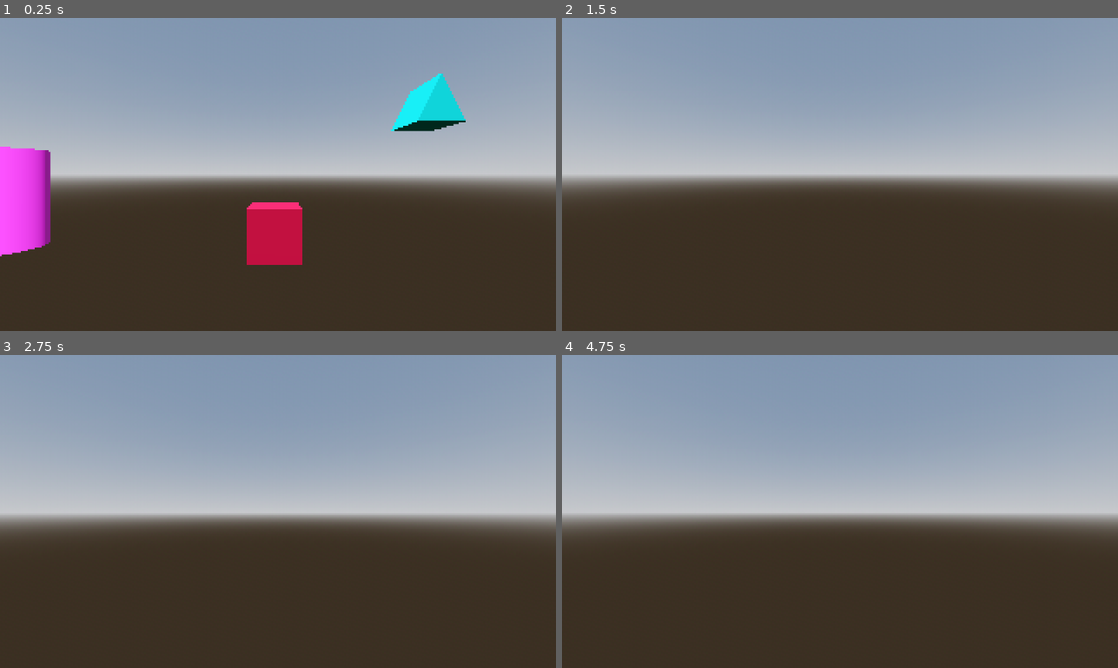
Above: before the commit, frames 1-4 (two rows, left to right).
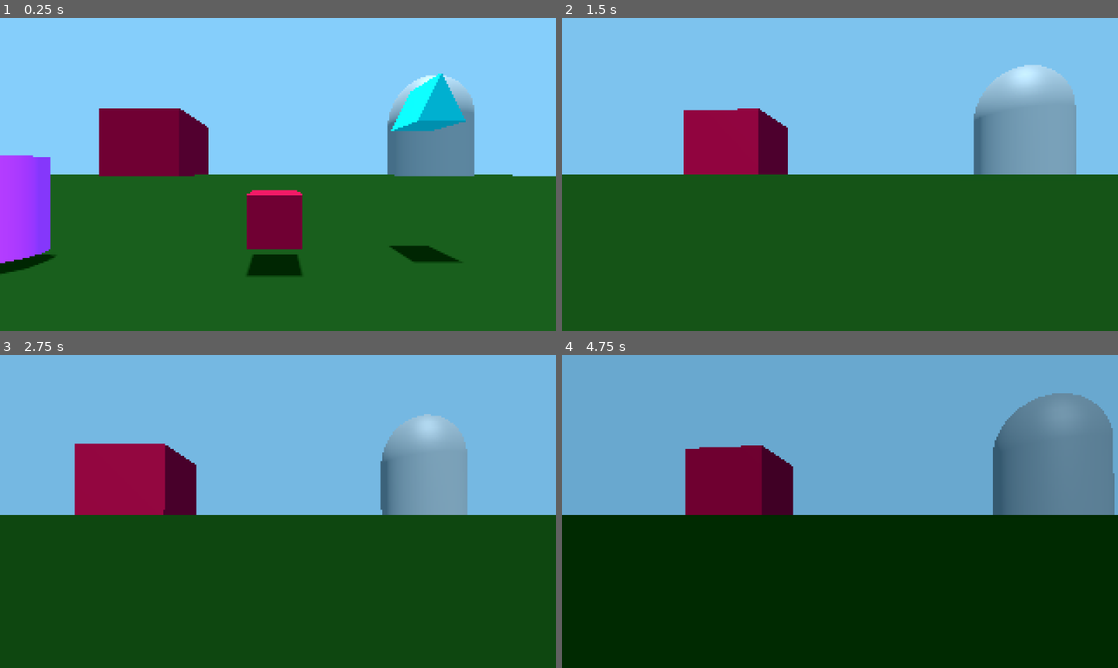
Above: after the commit, the same moments.

Repository: matheuslobi024/GameProjectFP
Game: Godot game, scene res://Scenes/Test.tscn
Same seed, same stepped clock (60 frames per second), same inputs: the game is played once before the commit and once after it.
Inputs (mouse positions are in pixels of both pictures, inside the frame that each line leads up to):
- Up to frame 1 (0.25 s): no input
- Up to frame 2 (1.5 s): move the mouse to (867, 174) at 0.52 s; hold W (move_up) from 0.53 s (still down); tap Shift (run, bound only after the commit) at 0.6, 1.35 s; tap Space (jump) at 0.77 s; move the mouse to (812, 174) at 1.27 s
- Up to frame 3 (2.75 s): keep holding W (move_up); tap Space (jump) at 1.52 s; move the mouse to (289, 505) at 2.02 s; tap Shift (run, bound only after the commit) at 2.1 s
- Up to frame 4 (4.75 s): keep holding W (move_up); move the mouse to (834, 517) at 2.77 s; tap Shift (run, bound only after the commit) at 2.85, 3.6, 4.35 s; tap Space (jump) at 3.02, 3.77, 4.52 s; move the mouse to (878, 514) at 3.52 s; move the mouse to (795, 508) at 4.27 s

The runs differ from the first frame. In frame 1, 99% of the frame differs, in the area x 0-100%, y 0-100%; in frame 2, 100%; in frame 3, 99%; in frame 4, 100%.
Error before the commit: Invalid assignment of property or key 'render_target' with value of type 'bool' on a base object of type 'SubViewport'. (res://Scripts/groundMask.gd:16)

Commit message:
Shader funcionando, porém descobrir como utilizar o shader com o chão, ver se desativar as meshes que estão se interceptando não arrumaria.

Diff:
--- a/Scenes/Test.tscn
+++ b/Scenes/Test.tscn
@@ -1,21 +1,10 @@
-[gd_scene load_steps=19 format=3 uid="uid://2br0uwyi3bri"]
-
-[ext_resource type="Script" uid="uid://bsfhtwoakefj" path="res://Scripts/groundMask.gd" id="1_efk68"]
-[ext_resource type="Script" uid="uid://bqh3j38j8t02o" path="res://Scripts/spin.gd" id="1_f2nln"]
+[gd_scene load_steps=22 format=3 uid="uid://2br0uwyi3bri"]
+
 [ext_resource type="Script" uid="uid://duswds5gi5vhm" path="res://Scripts/player.gd" id="1_ko2s7"]
-[ext_resource type="Script" uid="uid://boh1ke5gc1mtv" path="res://Scenes/directional_light_3d.gd" id="2_efk68"]
 [ext_resource type="Shader" uid="uid://dmg0afhvgkefl" path="res://Scripts/outline.gdshader" id="2_gxb1y"]
 
-[sub_resource type="ProceduralSkyMaterial" id="ProceduralSkyMaterial_ot306"]
-
-[sub_resource type="Sky" id="Sky_ko2s7"]
-sky_material = SubResource("ProceduralSkyMaterial_ot306")
-
-[sub_resource type="Environment" id="Environment_gxb1y"]
-background_mode = 2
-sky = SubResource("Sky_ko2s7")
-tonemap_mode = 2
-glow_enabled = true
+[sub_resource type="StandardMaterial3D" id="StandardMaterial3D_gxb1y"]
+albedo_color = Color(0, 0.19921759, 0.033205163, 1)
 
 [sub_resource type="CapsuleMesh" id="CapsuleMesh_f2nln"]
 
@@ -25,10 +14,8 @@
 [sub_resource type="ShaderMaterial" id="ShaderMaterial_0dy5s"]
 render_priority = 0
 shader = ExtResource("2_gxb1y")
-shader_parameter/target_resolution = Vector2(320, 180)
-shader_parameter/colors_per_channel = 8.0
-shader_parameter/depth_outline_strength = 0.8
-shader_parameter/normal_outline_strength = 0.5
+shader_parameter/lineHighlight = 0.2
+shader_parameter/lineShadow = 0.55
 
 [sub_resource type="QuadMesh" id="QuadMesh_f2nln"]
 material = SubResource("ShaderMaterial_0dy5s")
@@ -47,19 +34,144 @@
 [sub_resource type="BoxMesh" id="BoxMesh_f2nln"]
 material = SubResource("StandardMaterial3D_0dy5s")
 
+[sub_resource type="CapsuleMesh" id="CapsuleMesh_gxb1y"]
+
 [sub_resource type="StandardMaterial3D" id="StandardMaterial3D_f2nln"]
 albedo_color = Color(0, 0.69720095, 0.69720083, 1)
 
 [sub_resource type="PrismMesh" id="PrismMesh_efk68"]
 material = SubResource("StandardMaterial3D_f2nln")
 
+[sub_resource type="Animation" id="Animation_gxb1y"]
+resource_name = "sunRotation"
+length = 432000.0
+loop_mode = 1
+tracks/0/type = "value"
+tracks/0/imported = false
+tracks/0/enabled = true
+tracks/0/path = NodePath(".:rotation")
+tracks/0/interp = 1
+tracks/0/loop_wrap = true
+tracks/0/keys = {
+"times": PackedFloat32Array(0, 432000),
+"transitions": PackedFloat32Array(1, 1),
+"update": 0,
+"values": [Vector3(-1.5707964, 0, 0), Vector3(4.712389, 0, 0)]
+}
+tracks/1/type = "value"
+tracks/1/imported = false
+tracks/1/enabled = true
+tracks/1/path = NodePath(".:light_energy")
+tracks/1/interp = 1
+tracks/1/loop_wrap = true
+tracks/1/keys = {
+"times": PackedFloat32Array(0, 54000, 162000),
+"transitions": PackedFloat32Array(1, 1, 1),
+"update": 0,
+"values": [1.0, 0.0, 0.0]
+}
+
+[sub_resource type="Animation" id="Animation_0dy5s"]
+length = 0.001
+tracks/0/type = "value"
+tracks/0/imported = false
+tracks/0/enabled = true
+tracks/0/path = NodePath(".:rotation")
+tracks/0/interp = 1
+tracks/0/loop_wrap = true
+tracks/0/keys = {
+"times": PackedFloat32Array(0),
+"transitions": PackedFloat32Array(1),
+"update": 0,
+"values": [Vector3(-1.5707964, 0, 0)]
+}
+tracks/1/type = "value"
+tracks/1/imported = false
+tracks/1/enabled = true
+tracks/1/path = NodePath(".:light_energy")
+tracks/1/interp = 1
+tracks/1/loop_wrap = true
+tracks/1/keys = {
+"times": PackedFloat32Array(0),
+"transitions": PackedFloat32Array(1),
+"update": 0,
+"values": [1.0]
+}
+
+[sub_resource type="AnimationLibrary" id="AnimationLibrary_f2nln"]
+_data = {
+&"RESET": SubResource("Animation_0dy5s"),
+&"sunRotation": SubResource("Animation_gxb1y")
+}
+
+[sub_resource type="Environment" id="Environment_efk68"]
+background_mode = 1
+background_color = Color(0.5262978, 0.81521237, 0.99163777, 1)
+ambient_light_color = Color(0.5254902, 0.8156863, 0.99215686, 1)
+
+[sub_resource type="Animation" id="Animation_06fis"]
+resource_name = "skyColor"
+length = 432000.0
+loop_mode = 1
+tracks/0/type = "value"
+tracks/0/imported = false
+tracks/0/enabled = true
+tracks/0/path = NodePath(".:environment:background_color")
+tracks/0/interp = 1
+tracks/0/loop_wrap = true
+tracks/0/keys = {
+"times": PackedFloat32Array(0, 216000),
+"transitions": PackedFloat32Array(1, 1),
+"update": 0,
+"values": [Color(0.5262978, 0.81521237, 0.99163777, 1), Color(6.016344e-09, 0.0949185, 0.17242947, 1)]
+}
+tracks/1/type = "value"
+tracks/1/imported = false
+tracks/1/enabled = true
+tracks/1/path = NodePath(".:environment:ambient_light_color")
+tracks/1/interp = 1
+tracks/1/loop_wrap = true
+tracks/1/keys = {
+"times": PackedFloat32Array(0, 216000),
+"transitions": PackedFloat32Array(1, 1),
+"update": 0,
+"values": [Color(0.5254902, 0.8156863, 0.99215686, 1), Color(0, 0.09411765, 0.17254902, 1)]
+}
+
+[sub_resource type="Animation" id="Animation_mma61"]
+length = 0.001
+tracks/0/type = "value"
+tracks/0/imported = false
+tracks/0/enabled = true
+tracks/0/path = NodePath(".:environment:background_color")
+tracks/0/interp = 1
+tracks/0/loop_wrap = true
+tracks/0/keys = {
+"times": PackedFloat32Array(0),
+"transitions": PackedFloat32Array(1),
+"update": 0,
+"values": [Color(0.5262978, 0.81521237, 0.99163777, 1)]
+}
+tracks/1/type = "value"
+tracks/1/imported = false
+tracks/1/enabled = true
+tracks/1/path = NodePath(".:environment:ambient_light_color")
+tracks/1/interp = 1
+tracks/1/loop_wrap = true
+tracks/1/keys = {
+"times": PackedFloat32Array(0),
+"transitions": PackedFloat32Array(1),
+"update": 0,
+"values": [Color(0.5254902, 0.8156863, 0.99215686, 1)]
+}
+
+[sub_resource type="AnimationLibrary" id="AnimationLibrary_ki7sg"]
+_data = {
+&"RESET": SubResource("Animation_mma61"),
+&"skyColor": SubResource("Animation_06fis")
+}
+
 [node name="Test" type="Node3D"]
-script = ExtResource("1_efk68")
-
-[node name="CSGBox3D" type="CSGBox3D" parent="."]
-layers = 2
-use_collision = true
-size = Vector3(100, 0.002, 100)
 
 [node name="SubViewportContainer" type="SubViewportContainer" parent="."]
 texture_filter = 1
@@ -70,24 +182,15 @@
 grow_vertical = 2
 stretch = true
 stretch_shrink = 4
-metadata/_edit_use_anchors_ = true
 
 [node name="SubViewport" type="SubViewport" parent="SubViewportContainer"]
-handle_input_locally = false
 size = Vector2i(320, 180)
-render_target_update_mode = 4
-
-[node name="WorldEnvironment" type="WorldEnvironment" parent="SubViewportContainer/SubViewport"]
-environment = SubResource("Environment_gxb1y")
-
-[node name="Node3D" type="Node3D" parent="SubViewportContainer/SubViewport"]
-transform = Transform3D(0.9999164, -0.0023130013, 0, 0.01293253, 0.17883646, 0, 0, 0, 1, 0, 6.5519676, 0)
-script = ExtResource("1_f2nln")
-
-[node name="DirectionalLight3D" type="DirectionalLight3D" parent="SubViewportContainer/SubViewport/Node3D"]
-transform = Transform3D(-0.8660254, -0.4330128, 0.24999996, 0.49680567, -0.6887803, 0.52798283, -0.0564283, 0.58144796, 0.81162447, 0, 9.497777, 0)
-shadow_enabled = true
-script = ExtResource("2_efk68")
+
+[node name="CSGBox3D" type="CSGBox3D" parent="SubViewportContainer/SubViewport"]
+transform = Transform3D(1, 0, 0, 0, 1, 0, 0, 0, 1, 0, -0.6151197, 0)
+use_collision = true
+size = Vector3(1000, 1, 1000)
+material = SubResource("StandardMaterial3D_gxb1y")
 
 [node name="CharacterBody3D" type="CharacterBody3D" parent="SubViewportContainer/SubViewport"]
 transform = Transform3D(1, 0, 0, 0, 1, 0, 0, 0, 1, 0, 0.25158572, 0)
@@ -108,27 +211,53 @@
 cull_mask = 1048573
 
 [node name="PostProcessing" type="MeshInstance3D" parent="SubViewportContainer/SubViewport/CharacterBody3D/Node3D/Camera3D"]
-transform = Transform3D(1, 0, 0, 0, 1, 0, 0, 0, 1, 0, 0.120211124, -0.666842)
+transform = Transform3D(1, 0, 0, 0, 1, 0, 0, 0, 1, 0, 0.120211124, -0.6391759)
 extra_cull_margin = 16384.0
 mesh = SubResource("QuadMesh_f2nln")
-skeleton = NodePath("../../../..")
-
-[node name="GroundViewport" type="SubViewport" parent="SubViewportContainer/SubViewport/CharacterBody3D/Node3D/Camera3D/PostProcessing"]
-transparent_bg = true
-size = Vector2i(640, 360)
-
-[node name="GroundCamera3D" type="Camera3D" parent="SubViewportContainer/SubViewport/CharacterBody3D/Node3D/Camera3D/PostProcessing/GroundViewport"]
-transform = Transform3D(1, 0, 0, 0, 1, 0, 0, 0, 1, 0, 1.8033668, 0)
-cull_mask = 1047554
+skeleton = NodePath("")
 
 [node name="MeshInstance3D" type="MeshInstance3D" parent="SubViewportContainer/SubViewport"]
-transform = Transform3D(1, 0, 0, 0, 1, 0, 0, 0, 1, -5.4037347, 1.2380848, -4.1783667)
+transform = Transform3D(1, 0, 0, 0, 1, 0, 0, 0, 1, -5.4037347, 1.0930579, -4.1783667)
 mesh = SubResource("CylinderMesh_gxb1y")
+skeleton = NodePath("")
 
 [node name="MeshInstance3D2" type="MeshInstance3D" parent="SubViewportContainer/SubViewport"]
-transform = Transform3D(1, 0, 0, 0, 1, 0, 0, 0, 1, -0.0620718, 0.60881495, -4.1783667)
+transform = Transform3D(1, 0, 0, 0, 1, 0, 0, 0, 1, -0.0620718, 0.864136, -4.1783667)
 mesh = SubResource("BoxMesh_f2nln")
+skeleton = NodePath("")
+
+[node name="MeshInstance3D4" type="MeshInstance3D" parent="SubViewportContainer/SubViewport"]
+transform = Transform3D(145.4638, 0, 0, 0, 190.4311, 0, 0, 0, -152.92474, -249.92122, 25.578415, -443.24884)
+mesh = SubResource("BoxMesh_f2nln")
+skeleton = NodePath("")
+
+[node name="MeshInstance3D5" type="MeshInstance3D" parent="SubViewportContainer/SubViewport"]
+transform = Transform3D(145.4638, 0, 0, 0, 190.4311, 0, 0, 0, -152.92474, 320.2298, 18.546577, -438.75092)
+mesh = SubResource("CapsuleMesh_gxb1y")
+skeleton = NodePath("")
 
 [node name="MeshInstance3D3" type="MeshInstance3D" parent="SubViewportContainer/SubViewport"]
 transform = Transform3D(1, 0, 0, 0, 1, 0, 0, 0, 1, 3.358171, 3.3216271, -4.681948)
 mesh = SubResource("PrismMesh_efk68")
+skeleton = NodePath("")
+
+[node name="DirectionalLight3D" type="DirectionalLight3D" parent="SubViewportContainer/SubViewport"]
+transform = Transform3D(1, 0, 0, 0, -4.371139e-08, 1, 0, -1, -4.371139e-08, 0, 313.90363, 0)
+shadow_enabled = true
+
+[node name="AnimationPlayer" type="AnimationPlayer" parent="SubViewportContainer/SubViewport/DirectionalLight3D"]
+libraries = {
+&"": SubResource("AnimationLibrary_f2nln")
+}
+autoplay = "sunRotation"
+speed_scale = 10000.0
+
+[node name="WorldEnvironment" type="WorldEnvironment" parent="SubViewportContainer/SubViewport"]
+environment = SubResource("Environment_efk68")
+
+[node name="AnimationPlayer" type="AnimationPlayer" parent="SubViewportContainer/SubViewport/WorldEnvironment"]
+libraries = {
+&"": SubResource("AnimationLibrary_ki7sg")
+}
+autoplay = "skyColor"
+speed_scale = 10000.0
--- a/Scripts/groundMask.gd
+++ /dev/null
@@ -1,87 +0,0 @@
-extends Node
-
-# Ajuste a resolução padrão usada pelo seu shader (deve bater com target_resolution do shader)
-@export var target_resolution: Vector2 = Vector2(640, 360)
-
-@onready var ground_vp: Viewport = $SubViewportContainer/SubViewport/CharacterBody3D/Node3D/Camera3D/PostProcessing/GroundViewport
-# câmera principal fora do Viewport (na sua árvore)
-@onready var main_cam: Camera3D = $SubViewportContainer/SubViewport/CharacterBody3D/Node3D/Camera3D
-# câmera que está dentro do GroundViewport (renderiza só a layer do chão)
-@onready var vp_cam: Camera3D = $SubViewportContainer/SubViewport/CharacterBody3D/Node3D/Camera3D/PostProcessing/GroundViewport/GroundCamera3D
-# nó que contém o material de pós-processo (assumimos que é um MeshInstance ou similar)
-@onready var postprocess_node: Node = $SubViewportContainer/SubViewport/CharacterBody3D/Node3D/Camera3D/PostProcessing
-
-func _ready():
-	# configurações do Viewport
-	ground_vp.render_target = true
-	ground_vp.render_target_update_mode = Viewport.VRS_UPDATE_ALWAYS
-	_resize_viewport(target_resolution)
-	# força o Viewport a usar 3D
-	ground_vp.disable_3d = false
-
-	# sincroniza câmera do Viewport com a câmera principal imediatamente
-	_sync_viewport_camera()
-
-	# passa a ViewportTexture ao shader
-	_assign_mask_texture()
-
-	# opcional: escuta redimensionamento da janela para ajustar o Viewport dinamicamente
-	if has_node("/root/Root"):
-		# se você tem um root custom, ignore; esta linha é apenas preventiva
-		pass
-
-func _process(delta):
-	# sincroniza toda frame (útil se a câmera principal se mover)
-	_sync_viewport_camera()
-
-func _sync_viewport_camera():
-	if not main_cam or not vp_cam:
-		return
-	# copia transform (posição e rotação) e algumas propriedades de projeção
-	vp_cam.transform = main_cam.transform
-	vp_cam.fov = main_cam.fov
-	vp_cam.near = main_cam.near
-	vp_cam.far = main_cam.far
-	vp_cam.keep_aspect = main_cam.keep_aspect
-	# se você usa projection mode diferente (ortho/perspective), copie também
-	vp_cam.projection = main_cam.projection
-
-func _resize_viewport(new_size: Vector2):
-	if not ground_vp:
-		return
-	ground_vp.size = new_size
-	# se o seu shader possui uniform target_resolution, atualize também (se material exposto)
-	var mat := _get_shader_material()
-	if mat:
-		mat.set_shader_param("target_resolution", new_size)
-
-func _assign_mask_texture():
-	var mask_tex: Texture = ground_vp.get_texture()
-	if not mask_tex:
-		push_error("GroundViewport não possui texture ainda.")
-		return
-	var mat := _get_shader_material()
-	if not mat:
-		push_error("PostProcessing material não encontrado ou não é ShaderMaterial.")
-		return
-	mat.set_shader_param("ground_mask", mask_tex)
-
-func _get_shader_material() -> ShaderMaterial:
-	if not postprocess_node:
-		return null
-	# tenta MeshInstance / MeshInstance3D padrão (material em slot 0)
-	if postprocess_node is MeshInstance3D:
-		var m = postprocess_node.get_active_material(0)
-		if m and m is ShaderMaterial:
-			return m
-	# tenta que seja um Sprite3D ou ImmediateGeometry com material
-	if "material_override" in postprocess_node:
-		var mo = postprocess_node.material_override
-		if mo and mo is ShaderMaterial:
-			return mo
-	# tenta propriedade "material" genérica
-	if postprocess_node.has_method("get_material"):
-		var gm = postprocess_node.get_material()
-		if gm and gm is ShaderMaterial:
-			return gm
-	return null
--- a/Scripts/outline.gdshader
+++ b/Scripts/outline.gdshader
@@ -1,80 +1,74 @@
 shader_type spatial;
 render_mode unshaded, fog_disabled;
 
-uniform vec2 target_resolution = vec2(640.0, 360.0);
-uniform float colors_per_channel: hint_range(1.0, 64.0, 1.0) = 16.0;
-
-uniform float depth_outline_strength: hint_range(0.0, 1.0, 0.1) = 0.8;
-uniform float normal_outline_strength: hint_range(0.0, 2.0, 0.1) = 0.5;
+uniform float lineHighlight = 0.2;
+uniform float lineShadow = 0.55;
 
 uniform sampler2D screen_texture: hint_screen_texture, filter_nearest;
-uniform sampler2D depth_texture: hint_depth_texture, filter_nearest;
+uniform sampler2D depth_texture: hint_depth_texture, filter_linear_mipmap;
 uniform sampler2D normal_texture: hint_normal_roughness_texture, filter_nearest;
-uniform sampler2D ground_mask: hint_screen_texture, filter_nearest; // nova máscara: chão = 1.0
 
 void vertex() {
     POSITION = vec4(VERTEX.xy, 1.0, 1.0);
 }
 
-vec3 get_normal(vec2 uv) {
-    return texture(normal_texture, uv).rgb;
+float normal_edge_indicator(vec3 normalEdgeBias, vec3 normal, vec3 neighborNormal, float depthDifference){
+	float normalDifference = dot(normal - neighborNormal, normalEdgeBias);
+	float normalIndicator = clamp(smoothstep(-.01, .01, normalDifference), 0.0, 1.0);
+	float depthIndicator = clamp(sign(depthDifference * .25 + .0025), 0.0, 1.0);
+	return (1.0 - dot(normal, neighborNormal)) * depthIndicator * normalIndicator;
 }
 
-float get_linear_depth(vec2 uv, mat4 inv_proj_mat) {
-    float depth = texture(depth_texture, uv).r;
-    vec3 ndc = vec3(uv * 2.0 - 1.0, depth);
+vec3 get_normal(vec2 uv, sampler2D normalTexture) {
+    vec3 normal = texture(normalTexture, uv).rgb;
+	normal = normal * 2.0 - 1.0;
+	return normal;
+}
+
+float get_linear_depth(vec2 sUV, sampler2D depthTexture, mat4 inv_proj_mat) {
+    float depth = texture(depthTexture, sUV).x;
+    vec3 ndc = vec3(sUV * 2.0 - 1.0, depth);
     vec4 view = inv_proj_mat * vec4(ndc, 1.0);
     view.xyz /= view.w;
     return -view.z;
 }
 
 void fragment() {
-    vec2 uv = floor(SCREEN_UV * target_resolution) / target_resolution;
+	vec2 texelSize = 1.0 / VIEWPORT_SIZE.xy;
 
-    // ler máscara de chão no UV quantizado (mesma amostragem do restante)
-    float mask = texture(ground_mask, uv).r;
-    float inv_mask = 1.0 - mask; // 1 = não-chão (aplica outline), 0 = chão (ignora outline)
+	vec2 UVOffsets[4];
+	UVOffsets[0] = SCREEN_UV + vec2(0.0, -1.0) * texelSize;
+	UVOffsets[1] = SCREEN_UV + vec2(0.0, 1.0) * texelSize;
+	UVOffsets[2] = SCREEN_UV + vec2(1.0, 0.0) * texelSize;
+	UVOffsets[3] = SCREEN_UV + vec2(-1.0, 0.0) * texelSize;
 
-    vec2 uvs[5] = {
-        uv,
-        uv + vec2(0.0, 1.0) / target_resolution,
-        uv - vec2(0.0, 1.0) / target_resolution,
-        uv + vec2(1.0, 0.0) / target_resolution,
-        uv - vec2(1.0, 0.0) / target_resolution
-    };
+	float depthDifference = 0.0;
+	float depth = get_linear_depth(SCREEN_UV, depth_texture, INV_PROJECTION_MATRIX);
+	float invDepthDifference = 0.5;
+float normalDifference = 0.0;
+	vec3 normalEdgeBias = (vec3(1.0, 1.0, 1.0));
+	vec3 normal = get_normal(SCREEN_UV, normal_texture);
+	for (int i = 0; i < UVOffsets.length(); i++){
+		float dOff = get_linear_depth(UVOffsets[i], depth_texture, INV_PROJECTION_MATRIX);
+		depthDifference += clamp(dOff - depth, 0.0, 1.0);
+		invDepthDifference += depth - dOff;
+		vec3 nOff = get_normal(UVOffsets[i], normal_texture);
+		normalDifference += normal_edge_indicator(normalEdgeBias, normal, nOff, depthDifference);
+	}
 
-    float dc = get_linear_depth(uvs[0], INV_PROJECTION_MATRIX);
-    float du = get_linear_depth(uvs[1], INV_PROJECTION_MATRIX);
-    float dd = get_linear_depth(uvs[2], INV_PROJECTION_MATRIX);
-    float dl = get_linear_depth(uvs[3], INV_PROJECTION_MATRIX);
-    float dr = get_linear_depth(uvs[4], INV_PROJECTION_MATRIX);
+	invDepthDifference = clamp(invDepthDifference, 0.0, 1.0);
+	invDepthDifference = clamp(smoothstep(0.9, 0.9, invDepthDifference) * 10.0, 0.0, 1.0);
+	depthDifference = smoothstep(0.25, 0.3, depthDifference);
+	normalDifference = smoothstep(0.2, 0.2, normalDifference);
+	normalDifference = clamp(normalDifference - invDepthDifference, 0.0, 1.0);
 
-    float h_depth = max(0.0, dl - dc) + max(0.0, dr - dc);
-    float v_depth = max(0.0, du - dc) + max(0.0, dd - dc);
+	float innerLines = clamp(normalDifference - depthDifference, 0.0, 1.0);
+	float finalEdge = clamp(normalDifference + invDepthDifference, 0.0, 1.0);
 
-    float h_outline = step(0.1, h_depth) * step(0.7, distance(dl, dr));
-    float v_outline = step(0.1, v_depth) * step(0.7, distance(du, dd));
-    float depth_outline = 1.0 - step(0.01, h_outline + v_outline) * depth_outline_strength;
+	innerLines = clamp(normalDifference - depthDifference, 0.0, 1.0) * (1.0 - invDepthDifference);
 
-    vec3 nc = get_normal(uvs[0]);
-    vec3 nu = get_normal(uvs[1]);
-    vec3 nd = get_normal(uvs[2]);
-    vec3 nl = get_normal(uvs[3]);
-    vec3 nr = get_normal(uvs[4]);
+	ALBEDO = texture(screen_texture, SCREEN_UV).rgb;
 
-    float nu_difference = distance(nc, nu) * max(0.0, 1.0 - distance(du, dc));
-    float nd_difference = distance(nc, nd) * max(0.0, 1.0 - distance(dd, dc));
-    float nl_difference = distance(nc, nl) * max(0.0, 1.0 - distance(dl, dc));
-    float nr_difference = distance(nc, nr) * max(0.0, 1.0 - distance(dr, dc));
-
-    float h_inline = step(0.2, nl_difference + nr_difference);
-    float v_inline = step(0.2, nu_difference + nd_difference);
-    float normal_outline = step(0.1, h_inline + v_inline) * normal_outline_strength;
-
-    // aplica máscara: quando mask == 1 (chão), inv_mask == 0 e os outlines são cancelados
-    float combined_outline_multiplier = depth_outline * (1.0 + normal_outline) * inv_mask;
-
-    vec3 color = texture(screen_texture, uv).rgb;
-    vec3 quantized_color = floor(color * colors_per_channel) / colors_per_channel;
-    ALBEDO = quantized_color * combined_outline_multiplier;
+	ALBEDO += innerLines * lineHighlight;
+	ALBEDO -= ALBEDO * invDepthDifference * lineShadow;
 }
--- a/Scripts/player.gd
+++ b/Scripts/player.gd
@@ -1,8 +1,8 @@
 extends CharacterBody3D
 
-@export var speed := 5.0
+@export var speed := 7.5
 @export var jump_velocity := 4.5
-@export var mouse_sensitivity := 0.002
+@export var mouse_sensitivity := 0.005
 
 var camera
 var y_rotation := 0.0
@@ -27,6 +27,11 @@
 	velocity.x = direction.x * speed
 	velocity.z = direction.z * speed
 
+	if Input.is_action_just_pressed("run"):
+		speed = 10.0;
+	elif Input.is_action_just_released("run"):
+		speed = 7.5;
+
 	if not is_on_floor():
 		velocity.y -= 9.8 * delta
 	elif Input.is_action_just_pressed("jump"):
--- a/Scripts/spin.gd
+++ /dev/null
@@ -1,8 +0,0 @@
-@tool
-extends Node3D
-
-@export var speed: float = 0.002
-
-
-func _process(delta):
-	rotate_y(speed * delta)
--- a/project.godot
+++ b/project.godot
@@ -48,6 +48,11 @@
 "events": [Object(InputEventKey,"resource_local_to_scene":false,"resource_name":"","device":0,"window_id":0,"alt_presse …(189 unchanged characters)…
 ]
 }
+run={
+"deadzone": 0.2,
+"events": [Object(InputEventKey,"resource_local_to_scene":false,"resource_name":"","device":0,"window_id":0,"alt_pressed":false,"shift_pressed":false,"ctrl_pressed":false,"meta_pressed":false,"pressed":false,"keycode":0,"physical_keycode":4194325,"key_label":0,"unicode":0,"location":0,"echo":false,"script":null)
+]
+}
 
 [rendering]
 
Not shown, removed: Scripts/groundMask.gd.uid
Not shown, removed: Scripts/spin.gd.uid
